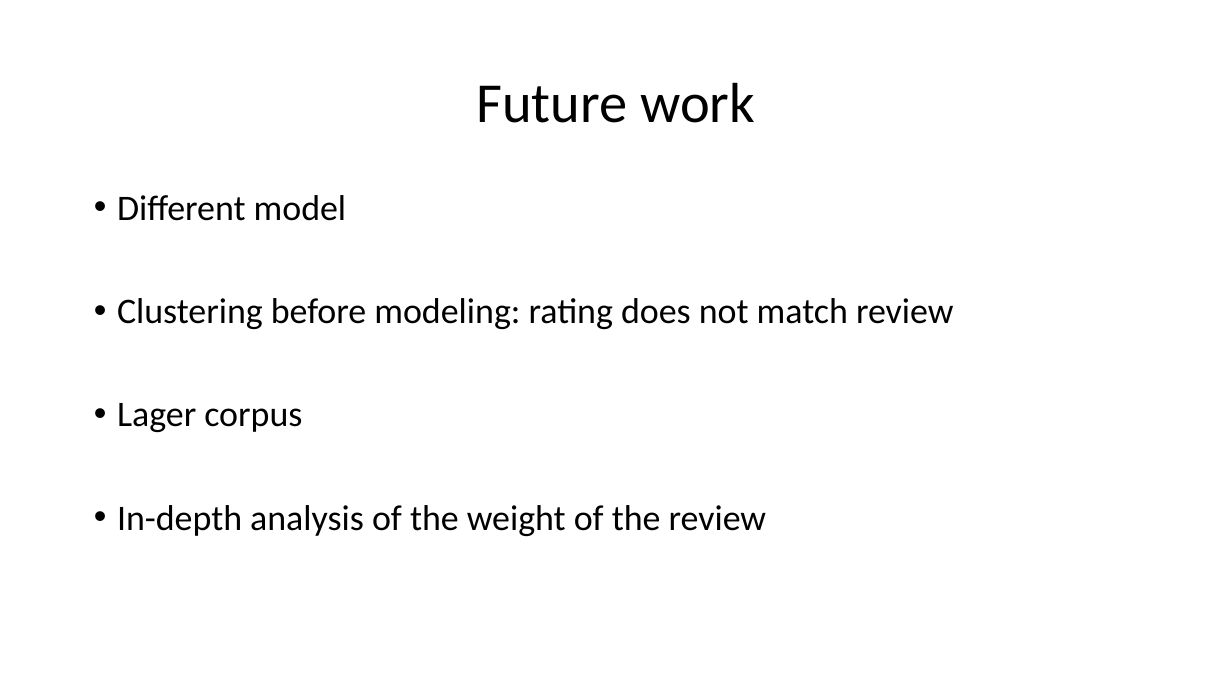
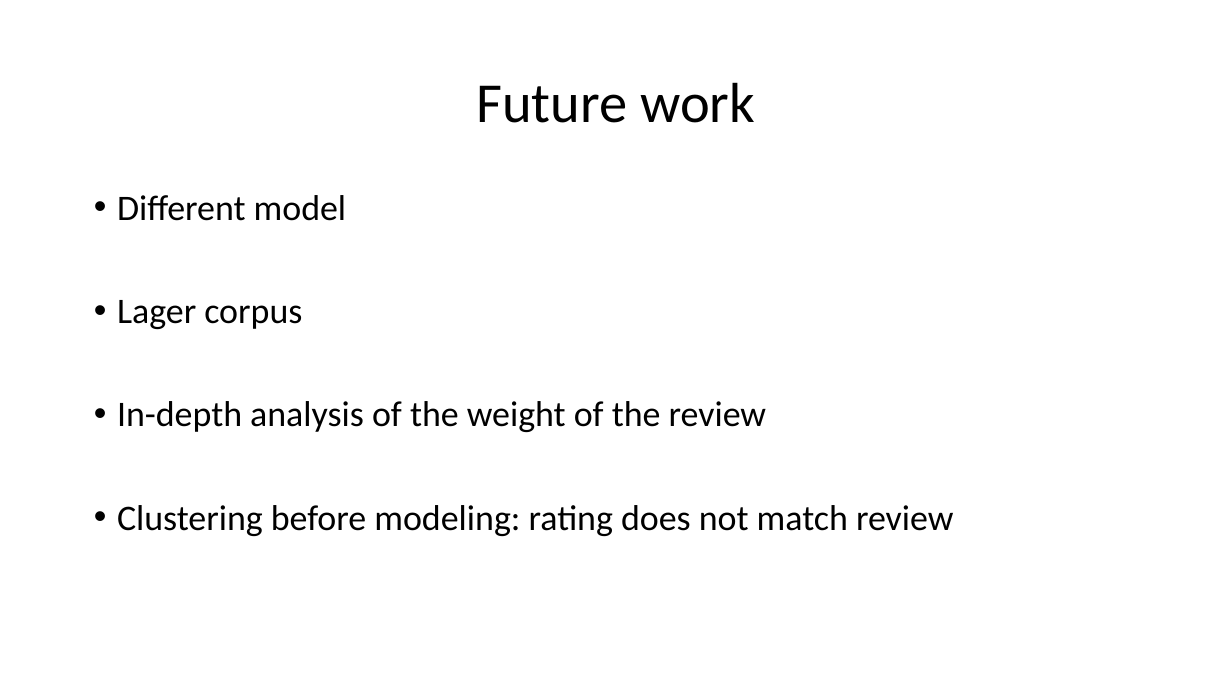
Before and after one commit to ktseringchem/ThinkfulProjects, a slide deck: slide 15 of FinalCapstonProject/Capston project.pptx. Drawn at 1232x693 pixels with LibreOffice and Linux fonts; fonts in the diff are those of the drawing. Boxes give left, top, right and bottom in pixels: in the first picture for what was removed or moved away, otherwise in the second. Text is boxed around its words. In the diff, an @@ line names an element or a change of style, - is before the commit and + after.

```diff
--- a/FinalCapstonProject/Capston project.pptx
+++ b/FinalCapstonProject/Capston project.pptx
@@ text at [117,298,954,329]: paragraph removed @@
-• Clustering before modeling: rating does not match review
@@ text at [117,505,954,536]: paragraph added @@
+• Clustering before modeling: rating does not match review
```
Also in this commit, not shown: 2 other slides changed.
